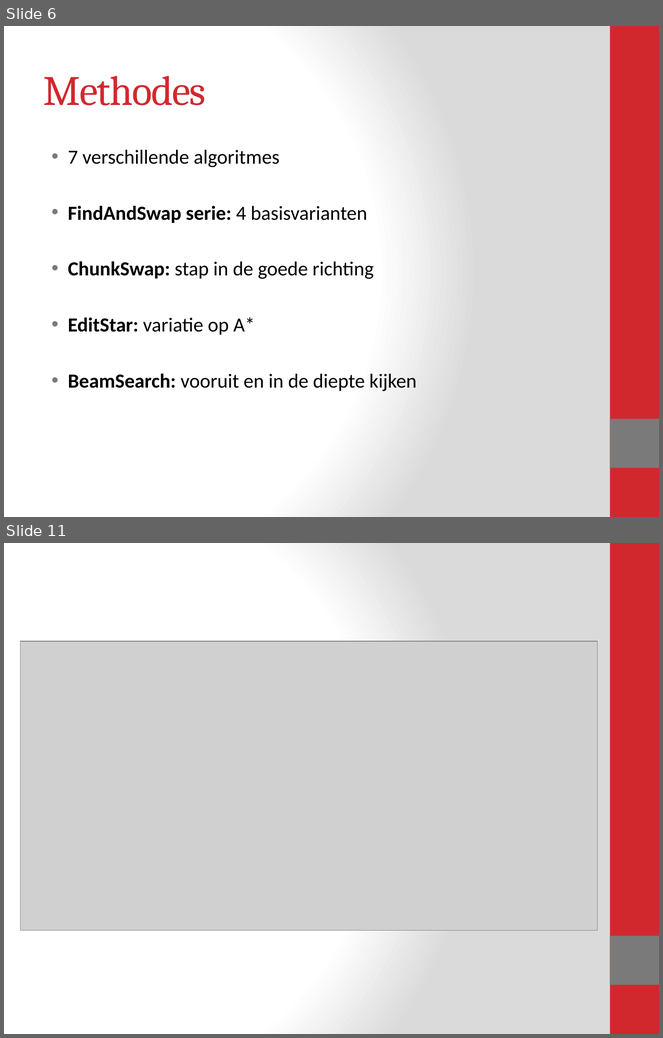
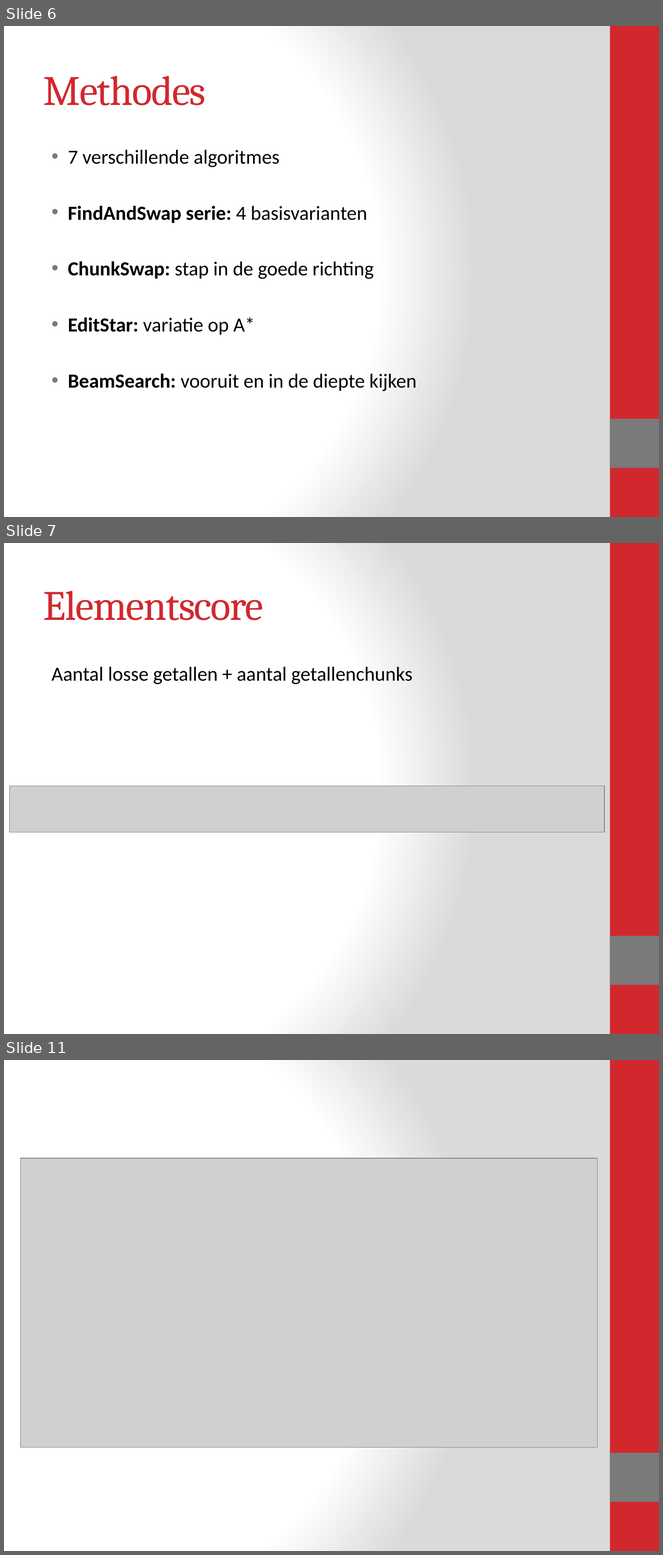
Before and after one commit to Blomr/Fruitvliegen, a slide deck: Fruitvliegen_Presentatie.pptx. Shown one above the other, each under a label of ours: slides 6 and 11 before the commit, slides 6, 7 and 11 after it; the slides between them are not shown. The pictures are 663x1038 and 663x1555 pixels, drawn with LibreOffice and Linux fonts; fonts in the diff are those of the drawing; grey boxes stand for pictures. Boxes give left, top, right and bottom in pixels: in the first picture for what was removed or moved away, otherwise in the second. Text is boxed around its words. In the diff, an @@ line names an element or a change of style, - is before the commit and + after.

```diff
--- a/Fruitvliegen_Presentatie.pptx
+++ b/Fruitvliegen_Presentatie.pptx
@@ slide 7 added at box(4, 543, 659, 1034), background gradient #FFFFFF to #DADADA; not listed: 2 template elements that a slide beside it also shows @@
@@ title added at box(44, 591, 264, 620), 46 pt, text #D1282E @@
+Elementscore
@@ text added at box(51, 667, 413, 684), 22 pt, text #000000 @@
+Aantal losse getallen + aantal getallenchunks
@@ picture added at box(9, 786, 604, 833) @@
```
Also in this commit, not shown: 4 slides changed, 1 other slide added, 2 slides removed, 3 other files.
